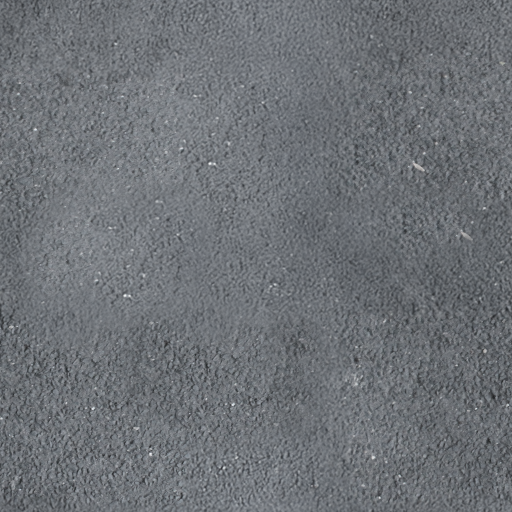
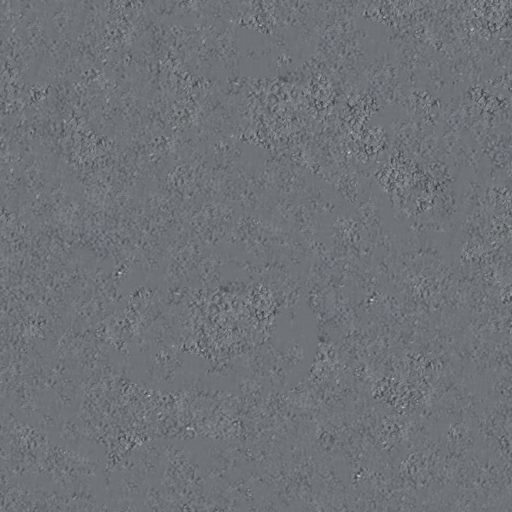
Before/after of a 512 x 512 layered artwork. What changed in the layer stack:
painted on "Layer 3" over [0, 0, 512, 512]
renamed "Generative Fill 3" to "atlas", painted on it, unmasked it over [0, 0, 512, 512]
removed layer "Layer 2" over [0, 0, 512, 512]
removed layer "Generative Fill 2" over [0, 233, 512, 338]
removed layer "Layer 1" over [0, 0, 512, 512]
removed layer "Generative Fill" over [174, 0, 363, 512]
